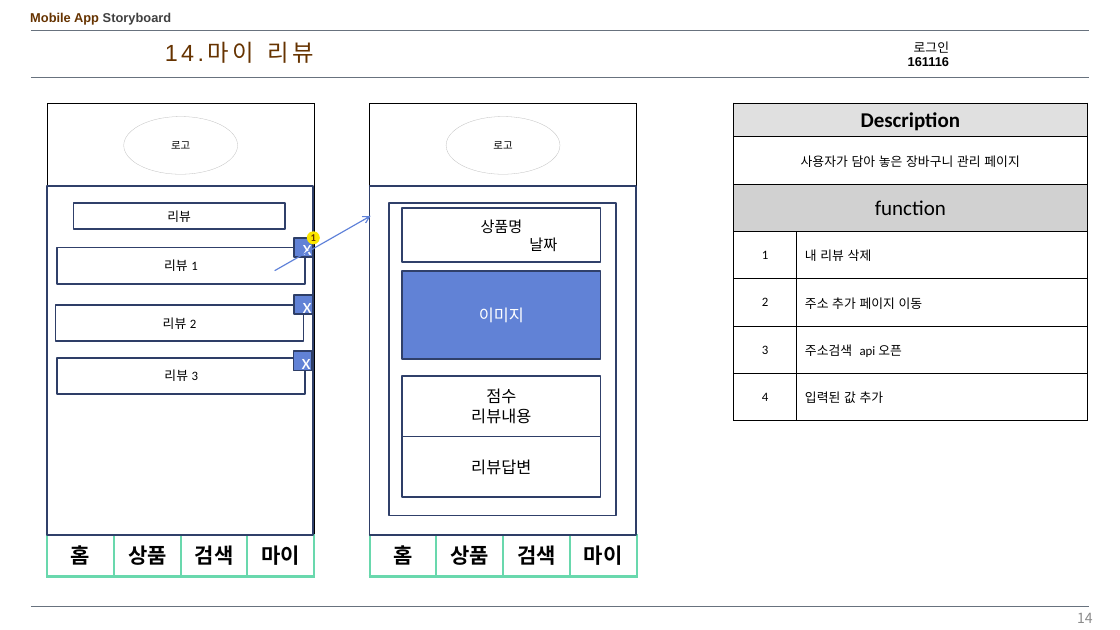
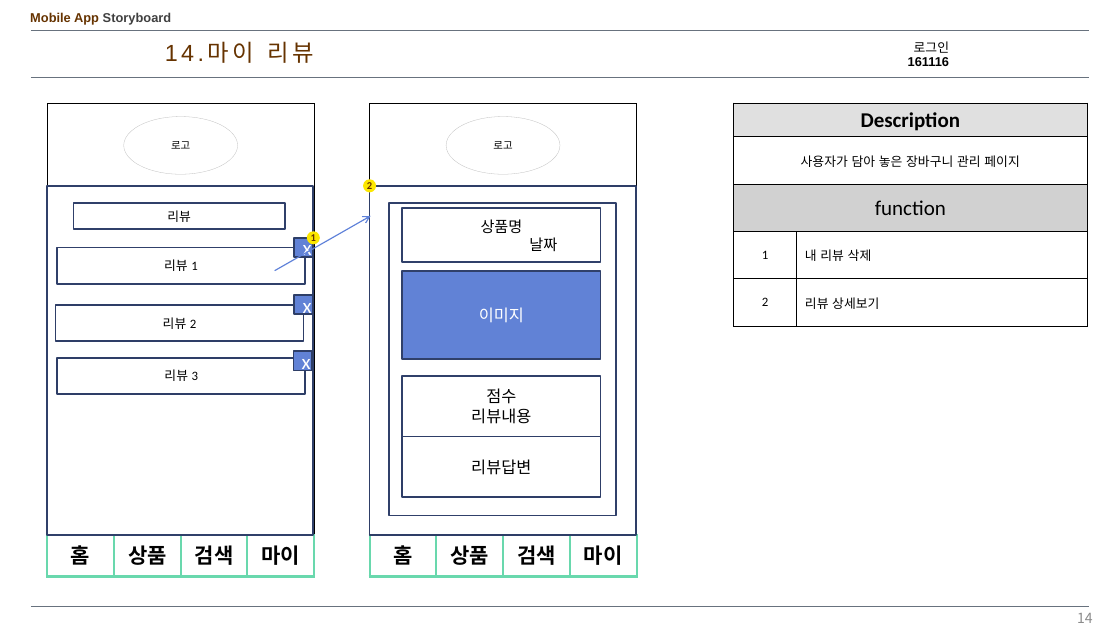
Before and after one commit to kangheechoul/document, a slide deck: slide 14 of 프레젠테이션 1.pptx. Drawn at 1120x630 pixels with LibreOffice and Linux fonts; fonts in the diff are those of the drawing. Boxes give left, top, right and bottom in pixels: in the first picture for what was removed or moved away, otherwise in the second. Text is boxed around its words. In the diff, an @@ line names an element or a change of style, - is before the commit and + after.

Commit message:
0528 공지사항 추가

```diff
--- a/프레젠테이션 1.pptx
+++ b/프레젠테이션 1.pptx
@@ table at (734, 103, 1087, 327) @@
-row 5: 2 | 주소 추가 페이지 이동
-row 6: 3 | 주소검색 api 오픈
-row 7: 4 | 입력된 값 추가
+row 5: 2 | 리뷰 상세보기
@@ ellipse added at (363, 179, 376, 192), fill #FCE700, 9 pt, text #663300, bold @@
+2
```
Also in this commit, not shown: 1 slide added.
